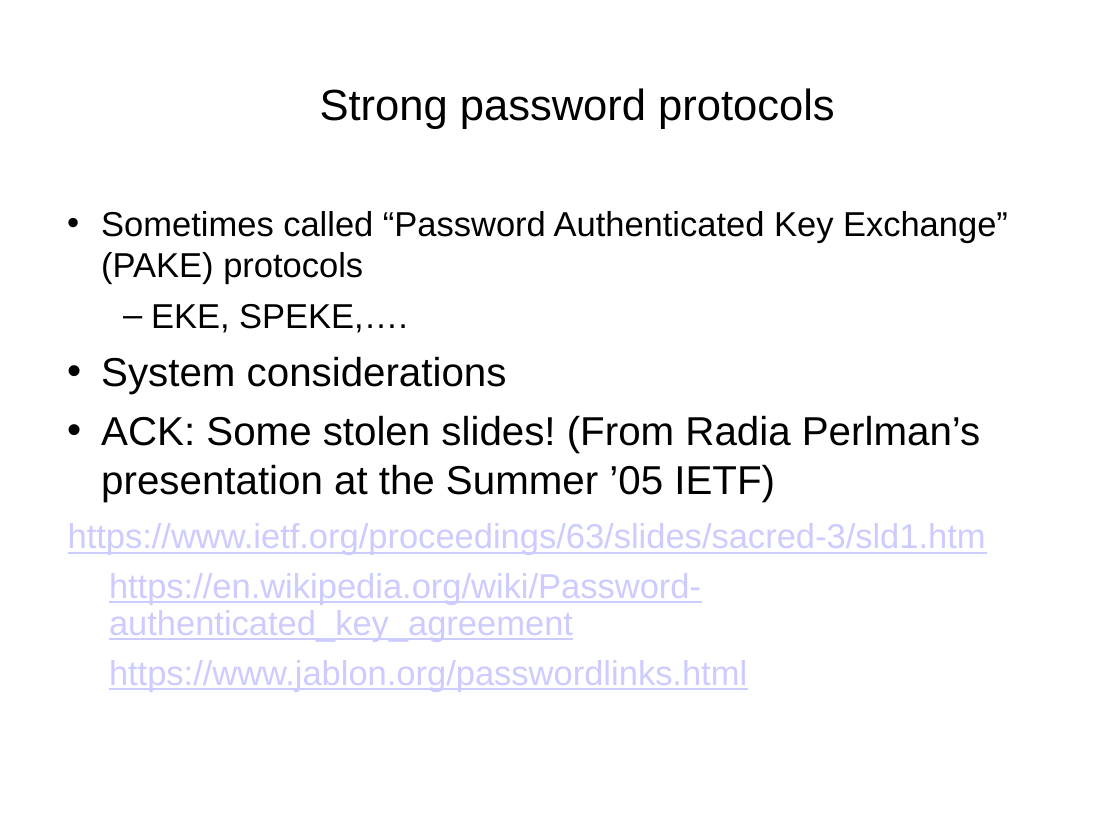
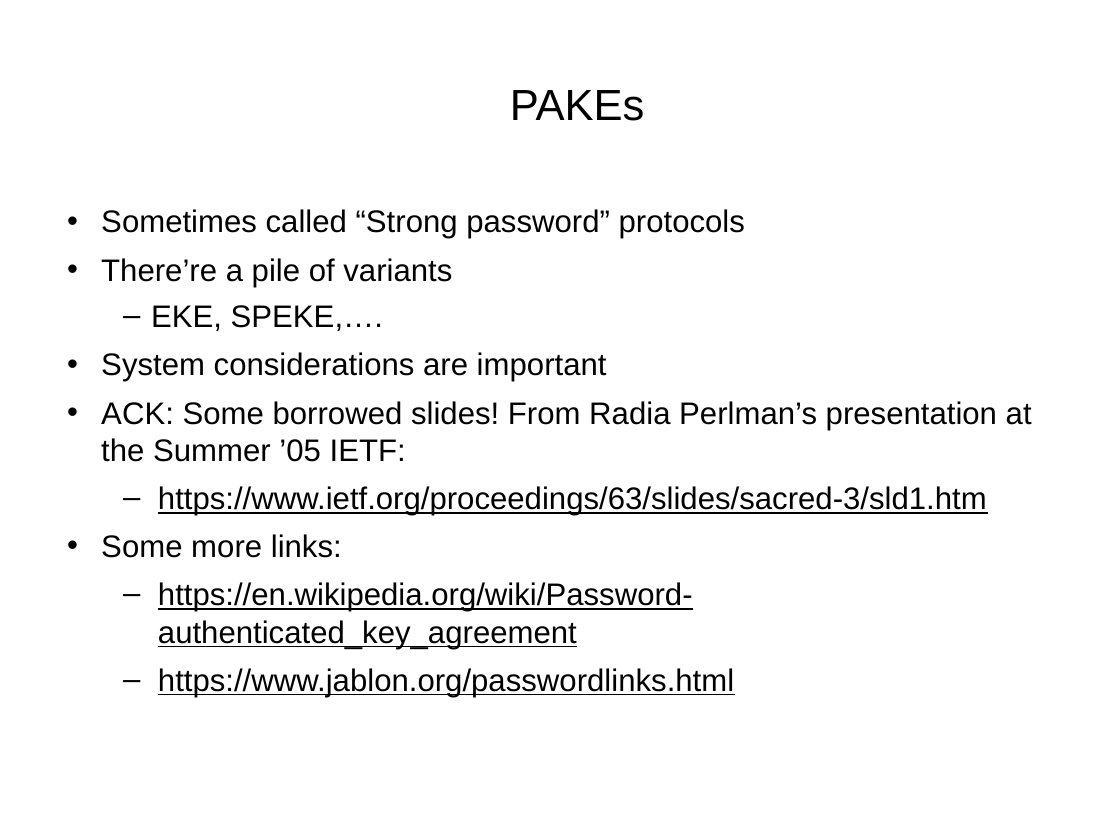
Before and after one commit to sftcd/cs7053, a slide deck: slide 140 of 2023lectures/04-crypto.odp. Drawn at 1120x840 pixels with LibreOffice and Linux fonts; fonts in the diff are those of the drawing. Boxes give left, top, right and bottom in pixels: in the first picture for what was removed or moved away, otherwise in the second. Text is boxed around its words. In the diff, an @@ line names an element or a change of style, - is before the commit and + after.

```diff
--- a/2023lectures/04-crypto.odp
+++ b/2023lectures/04-crypto.odp
@@ title at bbox=[510, 90, 645, 121]: text changed @@
-Strong password protocols
+PAKEs
@@ text at bbox=[101, 209, 745, 287]: text changed; size 22.2 to 20 pt @@
-• Sometimes called “Password Authenticated Key Exchange” (PAKE) protocols
+• Sometimes called “Strong password” protocols
+• There’re a pile of variants
@@ text at bbox=[151, 305, 987, 697]: size 22.2 to 20 pt in "EKE, SPEKE,….", "https://www.ietf.org/proceedings/63/slides/sacred-3/sld1.htm", "https://en.wikipedia.org/wiki/Password-authenticated_key_agr ...", "https://www.jablon.org/passwordlinks.html"; text colour #CCCCFF to #000000 in "https://www.ietf.org/proceedings/63/slides/sacred-3/sld1.htm", "https://en.wikipedia.org/wiki/Password-authenticated_key_agr ...", "https://www.jablon.org/passwordlinks.html"; bullet none to –; list level 1 to 2 in "https://www.ietf.org/proceedings/63/slides/sacred-3/sld1.htm"; list level 1 to 2 in "https://en.wikipedia.org/wiki/Password-authenticated_key_agr ..."; line spacing 0.9 to 1; list level 1 to 2 in "https://www.jablon.org/passwordlinks.html" @@
@@ text at bbox=[101, 352, 1032, 462]: text changed; size 25.9 to 20 pt @@
-• System considerations
-• ACK: Some stolen slides! (From Radia Perlman’s presentation at the Summer ’05 IETF)
+• System considerations are important
+• ACK: Some borrowed slides! From Radia Perlman’s presentation at the Summer ’05 IETF:
@@ text at bbox=[101, 534, 342, 558]: paragraph added @@
+• Some more links:
```
Also in this commit, not shown: 3 other slides changed, 4 other files.
